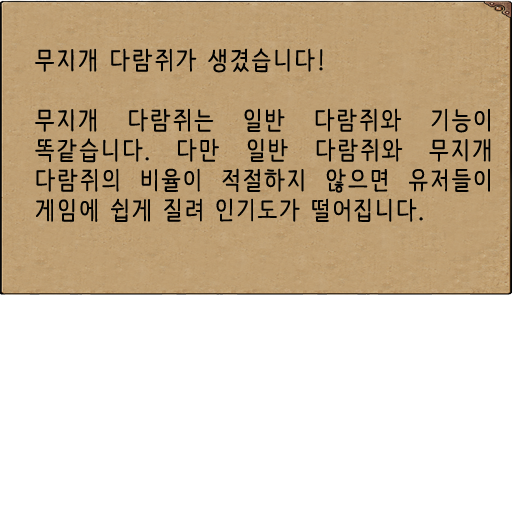
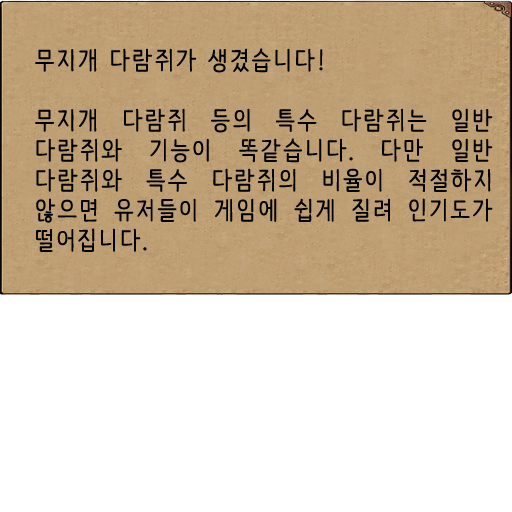
Comparing the layer stacks of the two w=512, h=512 images. Changes:
renamed "무지개 다람쥐가 생겼습니다! 무지개 다람쥐는 일반 다람쥐와 기능이 똑같습니다. 다만 일반 다람쥐와 무지개 다람쥐" to "무지개 다람쥐가 생겼습니다! 무지개 다람쥐 등의 특수 다람쥐는 일반 다람쥐와 기능이 똑같습니다. 다만 일반 다람", painted on it over left=35, top=108, right=493, bottom=252
